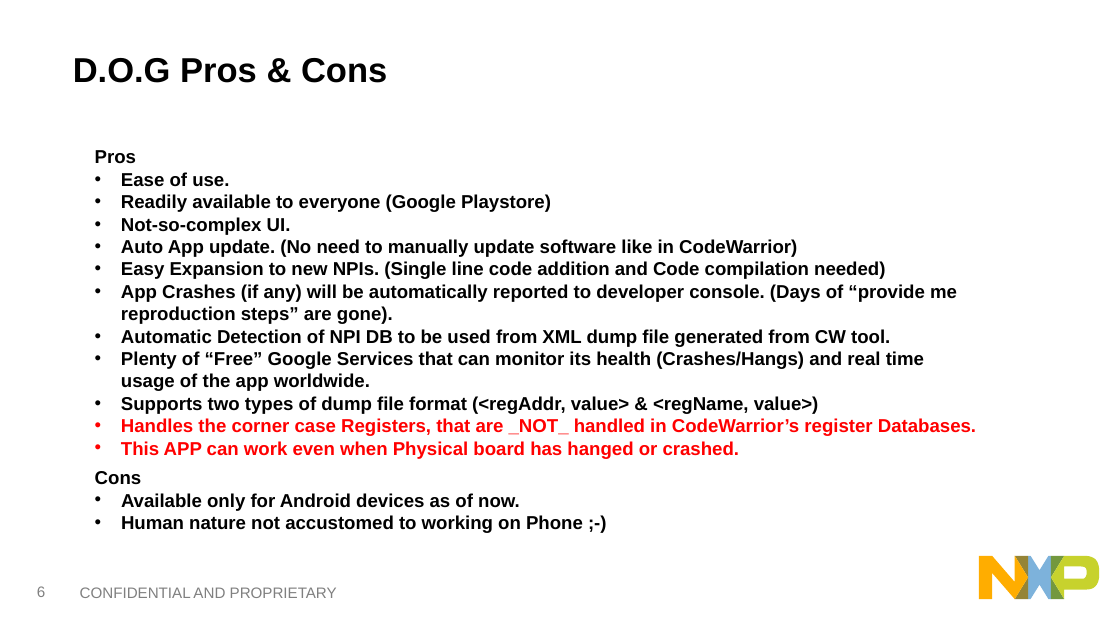
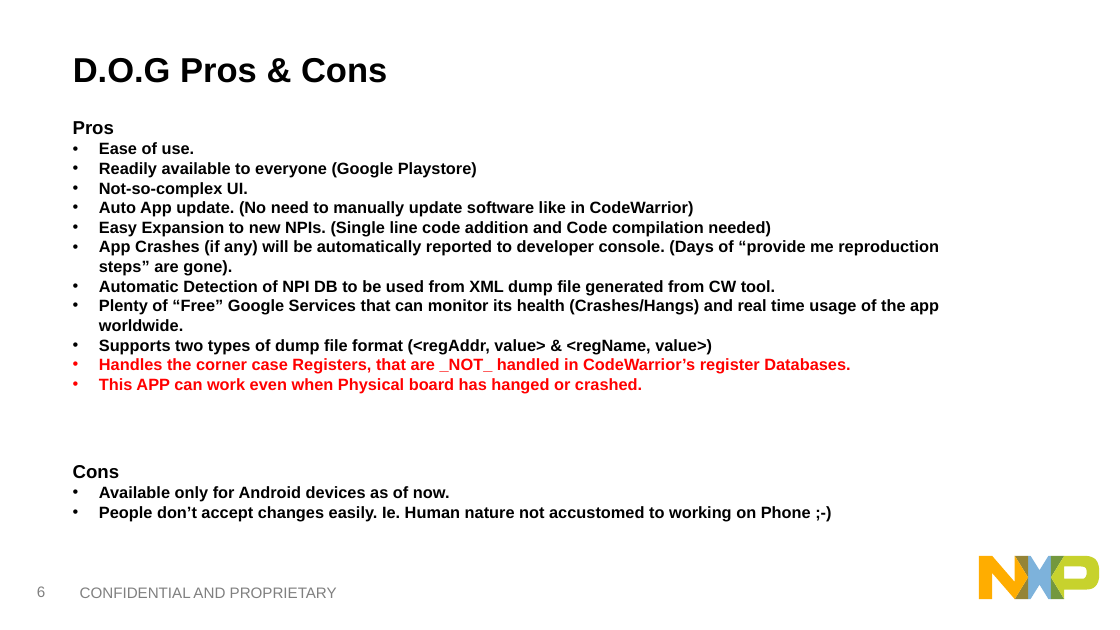
Before and after one commit to softwaresunleashed/dog, a slide deck: slide 7 of demo_artifacts/DOG-DebugOnGo.pptx. Drawn at 1120x630 pixels with LibreOffice and Linux fonts; fonts in the diff are those of the drawing. Boxes give left, top, right and bottom in pixels: in the first picture for what was removed or moved away, otherwise in the second. Text is boxed around its words. In the diff, an @@ line names an element or a change of style, - is before the commit and + after.

Commit message:
* Updated Demo Slide with more Pros.

```diff
--- a/demo_artifacts/DOG-DebugOnGo.pptx
+++ b/demo_artifacts/DOG-DebugOnGo.pptx
@@ text "Pros" moved from (x1=95, y1=150, x2=976, y2=459) to (x1=73, y1=121, x2=939, y2=393) @@
@@ text at (x1=99, y1=142, x2=939, y2=393): size 16 to 14 pt @@
@@ text "Cons" moved from (x1=95, y1=471, x2=583, y2=533) to (x1=73, y1=465, x2=811, y2=521) @@
@@ text at (x1=99, y1=506, x2=811, y2=521): text changed; size 16 to 14 pt @@
-• Human nature not accustomed to working on Phone ;-)
+• People don’t accept changes easily. Ie. Human nature not accustomed to working on Phone ;-)
@@ text at (x1=99, y1=486, x2=450, y2=502): size 16 to 14 pt in "Available only for Android devices as of ..." @@
```
Also in this commit, not shown: 1 slide added.
